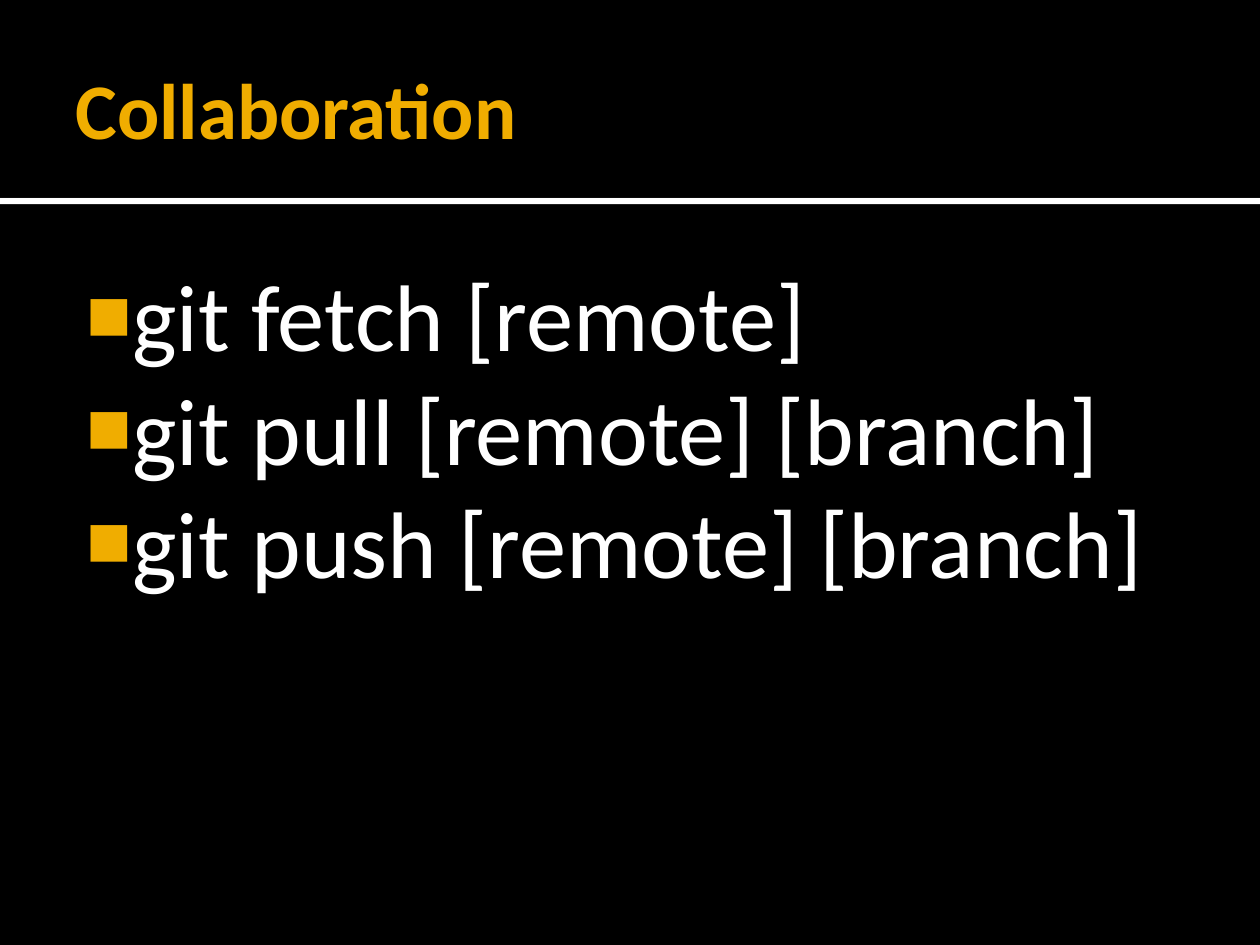
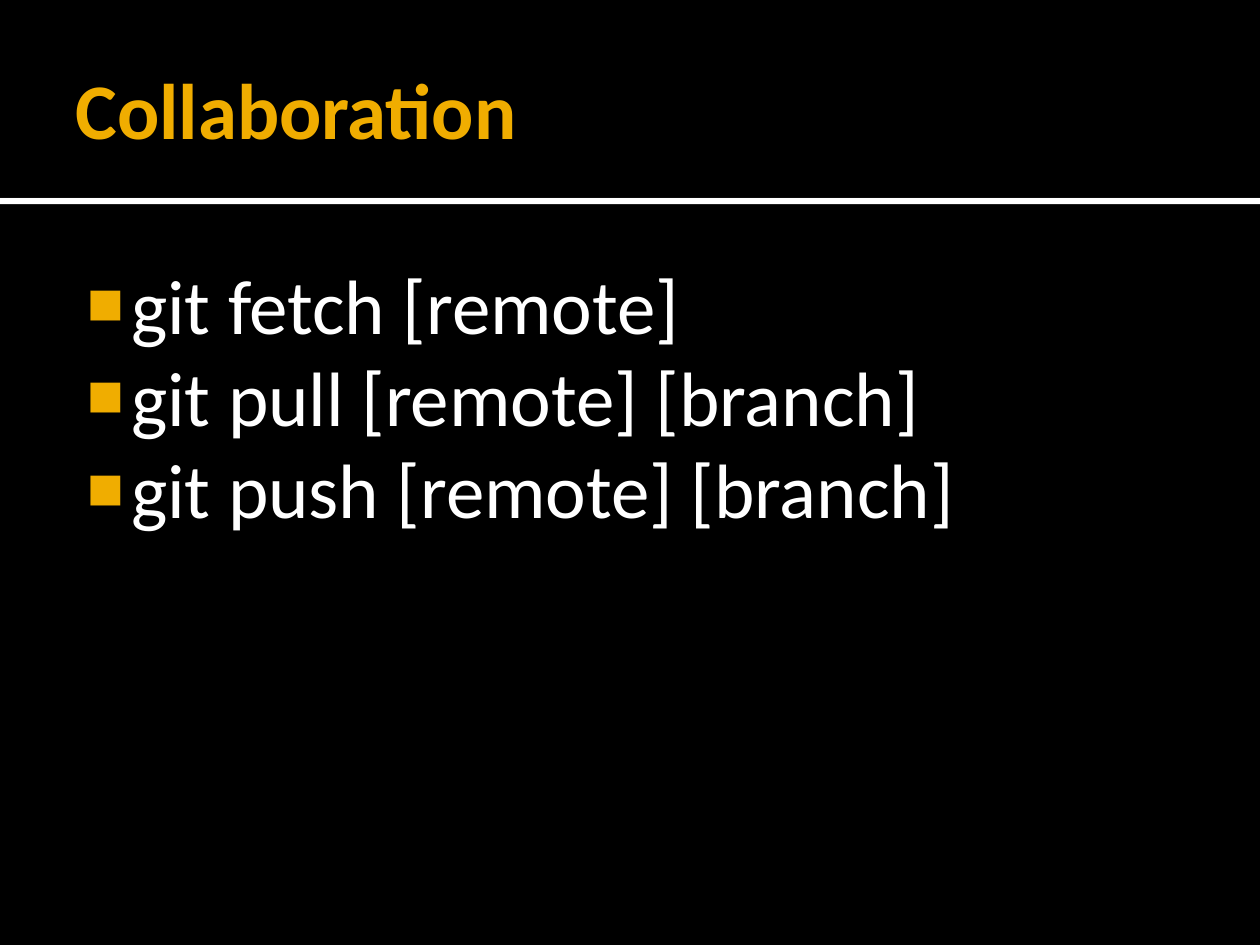
Before and after one commit to forki/GitTalk, a slide deck: slide 38 of GitTalk.pptx (slide 20 before the commit). Drawn at 1260x945 pixels with LibreOffice and Linux fonts; fonts in the diff are those of the drawing. Boxes give left, top, right and bottom in pixels: in the first picture for what was removed or moved away, otherwise in the second. Text is boxed around its words. In the diff, an @@ line names an element or a change of style, - is before the commit and + after.

```diff
--- a/GitTalk.pptx
+++ b/GitTalk.pptx
@@ text "git fetch [remote]" at (131,278,954,532): size 54 to 44 pt @@
```
Also in this commit, not shown: 4 other slides changed, 20 slides added, 1 other file.
